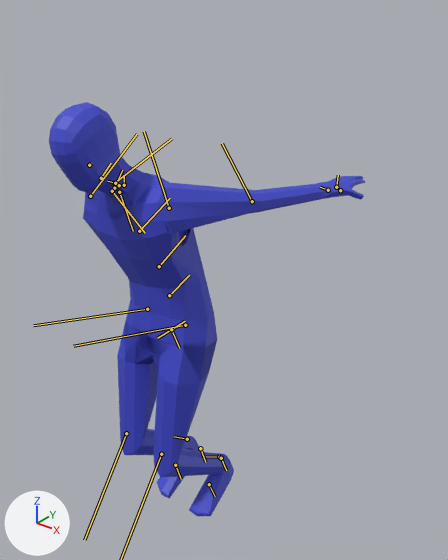
Two versions of the FBX model DirectX/Resources/Fbx/player/player.fbx, one commit apart.
Rendered twice from a camera (50 mm lens) standing at (1.465, -1.521, 2.017) and looking at (0.098, 0.187, 0.958). Lighting does not change. The marker at lower left points along +X, +Y and +Z. Both versions are drawn at frame 21 of the action 'Brink'; the numbers are the values there. The bones that bend it are drawn over the model as lines.

Objects in the first picture: 'BaseHuman'.
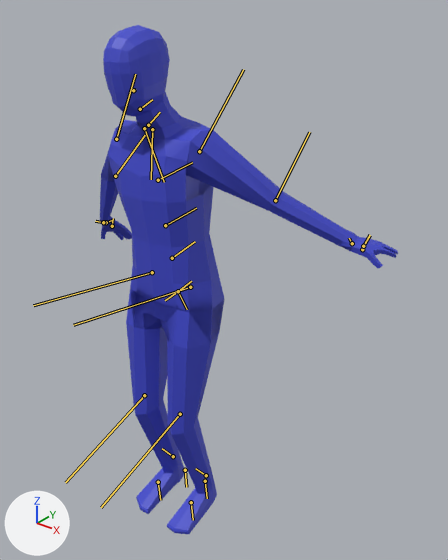
The edits, one by one:
Bone 'spine' (bone_spine) moves from (-0.008, -0.112, -0.207) to (-0.003, -0.036, -0.067).
Bone 'spine' (bone_spine) turns from (-13, 0, 1) to (-4, 0, 0) degrees about its own x, y and z.
Bone 'spine.001' (bone_spine_001) turns from (21, -7, 3) to (7, -2, 1) degrees about its own x, y and z.
Bone 'spine.002' (bone_spine_002) turns from (18, 0, -4) to (6, 0, -1) degrees about its own x, y and z.
Bone 'upper_arm.L' (bone_upper_arm_l) turns from (-46, 45, -10) to (19, 50, 49) degrees about its own x, y and z.
Bone 'forearm.L' (bone_forearm_l) turns from (-16, -6, 4) to (-14, -13, 2) degrees about its own x, y and z.
Bone 'hand.L' (bone_hand_l) turns from (4, -7, -26) to (8, -11, -46) degrees about its own x, y and z.
Bone 'upper_arm.R' (bone_upper_arm_r) turns from (-35, -40, 0) to (31, -41, -54) degrees about its own x, y and z.
Bone 'hand.R' (bone_hand_r) turns from (-21, -8, 46) to (-38, -1, 82) degrees about its own x, y and z.
Bone 'shin.L' (bone_shin_l) turns from (60, 1, 0) to (18, 0, 0) degrees about its own x, y and z.
Bone 'foot.L' (bone_foot_l) turns from (-26, 0, 0) to (-8, 0, 0) degrees about its own x, y and z.
Bone 'shin.R' (bone_shin_r) turns from (60, 1, 0) to (18, 0, 0) degrees about its own x, y and z.
Bone 'foot.R' (bone_foot_r) turns from (-30, 0, 0) to (-10, 0, 0) degrees about its own x, y and z.

Pixel boxes (x1, y1, x2, y2) of what changed, in the pictures (448 x 560 px):
'BaseHuman', posed (23% taller)
    before: (49, 102, 365, 516)
    after: (100, 25, 398, 534)
bone 'spine', root to tip
    before: (171, 329) to (185, 321)
    after: (178, 291) to (191, 281)
bone 'spine.001', root to tip
    before: (169, 295) to (189, 275)
    after: (172, 258) to (195, 241)
bone 'spine.002', root to tip
    before: (159, 266) to (185, 235)
    after: (165, 225) to (196, 208)
bone 'upper_arm.L', root to tip
    before: (169, 208) to (144, 131)
    after: (199, 151) to (243, 69)
bone 'forearm.L', root to tip
    before: (252, 201) to (222, 143)
    after: (275, 200) to (309, 132)
bone 'hand.L', root to tip
    before: (328, 190) to (320, 187)
    after: (352, 243) to (349, 238)
bone 'upper_arm.R', root to tip
    before: (90, 196) to (137, 134)
    after: (116, 139) to (135, 74)
bone 'hand.R', root to tip
    before: (119, 185) to (126, 184)
    after: (106, 222) to (113, 220)
bone 'foot.L', root to tip
    before: (219, 457) to (206, 456)
    after: (206, 475) to (195, 468)
bone 'shin.R', root to tip
    before: (126, 433) to (84, 540)
    after: (144, 395) to (65, 482)
bone 'foot.R', root to tip
    before: (187, 439) to (174, 436)
    after: (173, 456) to (162, 448)
